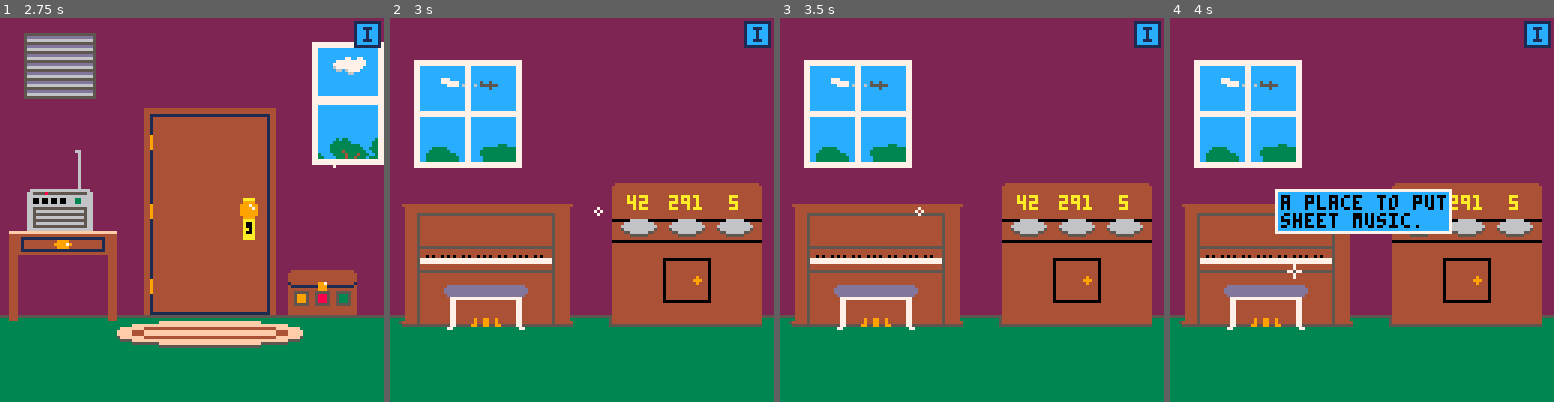
Above: before the commit, frames 1-4 (left to right).
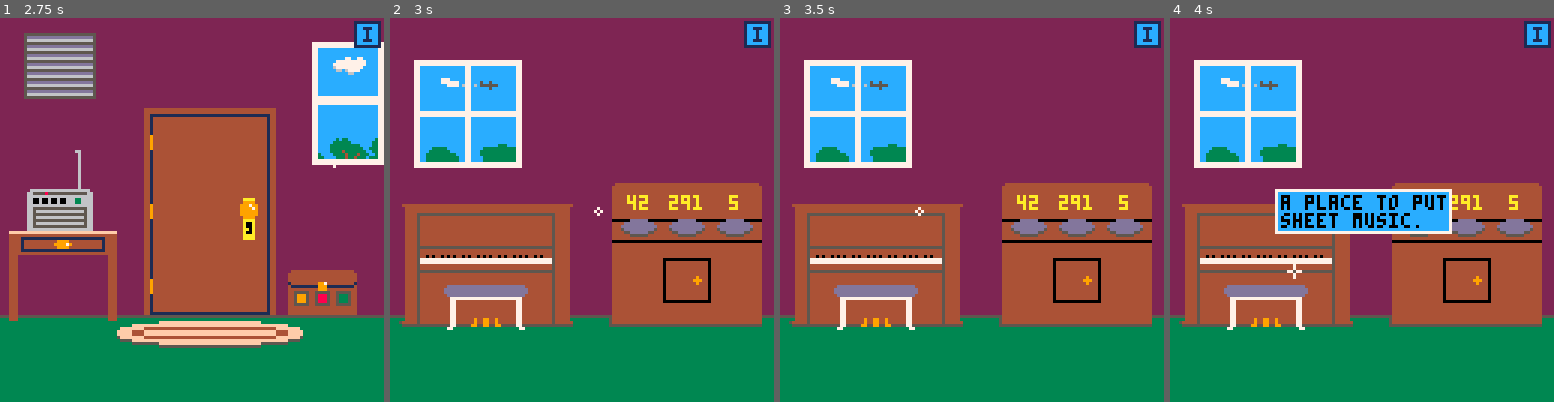
Above: after the commit, the same moments.

Repository: LuosRestil/pico8
Game: PICO-8 cartridge escape/escape.p8
Two runs of this game, one before a commit and one after it. Both use one fixed random seed, a clock stepped at 60 frames per second and the inputs below.
Inputs:
- Up to frame 1 (2.75 s): tap X (X key) at 0.33, 1.07, 1.85 s; tap O (Z key) at 0.7, 1.7, 2.1, 2.5 s; hold Right 1.6-2.1 s; hold Up 2.15-2.42 s; hold Right from 2.47 s (still down)
- Up to frame 2 (3 s): keep holding Right; tap O (Z key) at 2.9 s; tap X (X key) at 2.97 s
- Up to frame 3 (3.5 s): release Right at 3.03 s; hold Left from 3.08 s (still down); tap O (Z key) at 3.3 s
- Up to frame 4 (4 s): release Left at 3.58 s; hold Down 3.63-3.97 s; tap O (Z key) at 3.7 s

Frame 1 is identical in both runs. In frame 2, 0.8% of the frame differs, in the area x 60-95%, y 52-57%; in frame 3, 0.8%; in frame 4, 0.5%.

Commit message:
escape, weight box plate color

Diff:
--- a/escape/escape.p8
+++ b/escape/escape.p8
@@ -833,7 +833,7 @@
 	return {
 		l="start",
 		draw=function()
-			draw_encoded("808027087024205c7024205c7002c00f7002c00f700 …(1017 unchanged characters)… 200e4032200940045001402c50014005200e00066006000a6006000a60060006200940045001402c50014005200e4004600a4006600a4006600a4004200940045001402c50014005200e4003600c4004600c4004600c4003200940045001402c50014005200e40035001600a500140045001600a500140045001600a50014003200940045001402c50014005200e4004500260065002400650026006500240065002600650024004200940045001402c50014005200e4 …(1541 unchanged characters)…
+			draw_encoded("808027087024205c7024205c7002c00f7002c00f700 …(1017 unchanged characters)… 200e4032200940045001402c50014005200e0006d006000ad006000ad0060006200940045001402c50014005200e4004d00a4006d00a4006d00a4004200940045001402c50014005200e4003d00c4004d00c4004d00c4003200940045001402c50014005200e40035001d00a500140045001d00a500140045001d00a50014003200940045001402c50014005200e40045002d006500240065002d006500240065002d00650024004200940045001402c50014005200e4 …(1541 unchanged characters)…
 		end,
 		items=init_piano_rm_items()
 	}
@@ -1685,7 +1685,6 @@
 --todo
 --[[
 
-* clr box
 * sfx
 * two-tone pointer
 * use set_msg instead of msg=
